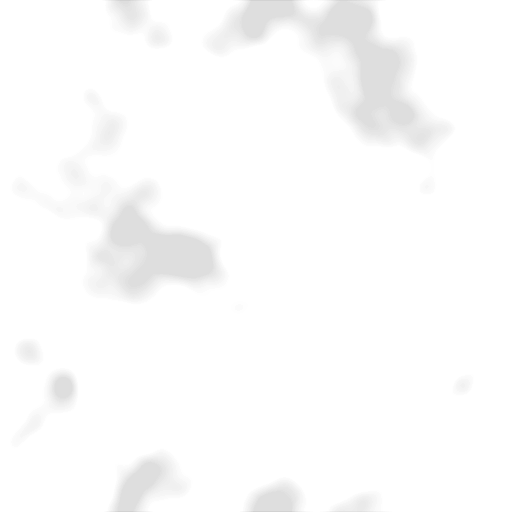
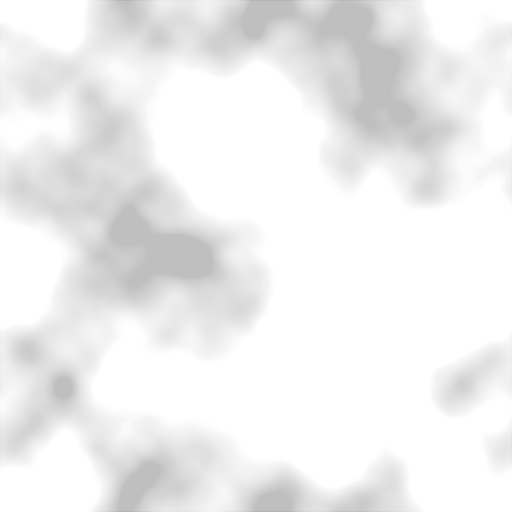
Layered file, before and after one edit (512x512). Changes by layer:
pixels changed over [0, 0, 512, 512] (layer not identified)
